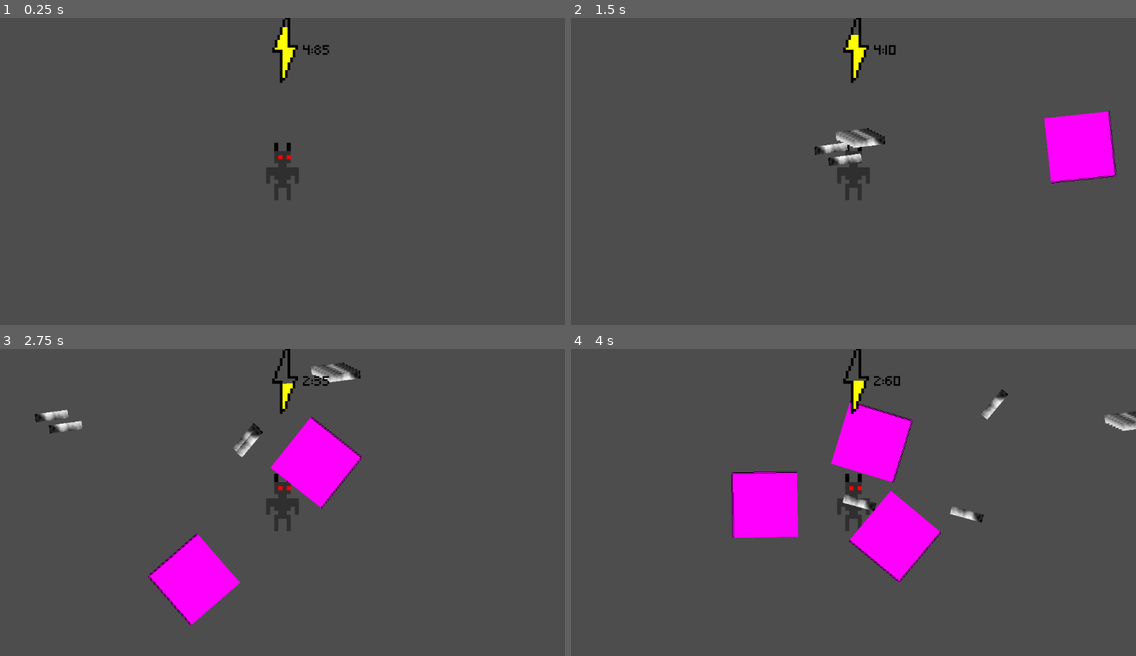
Above: before the commit, frames 1-4 (two rows, left to right).
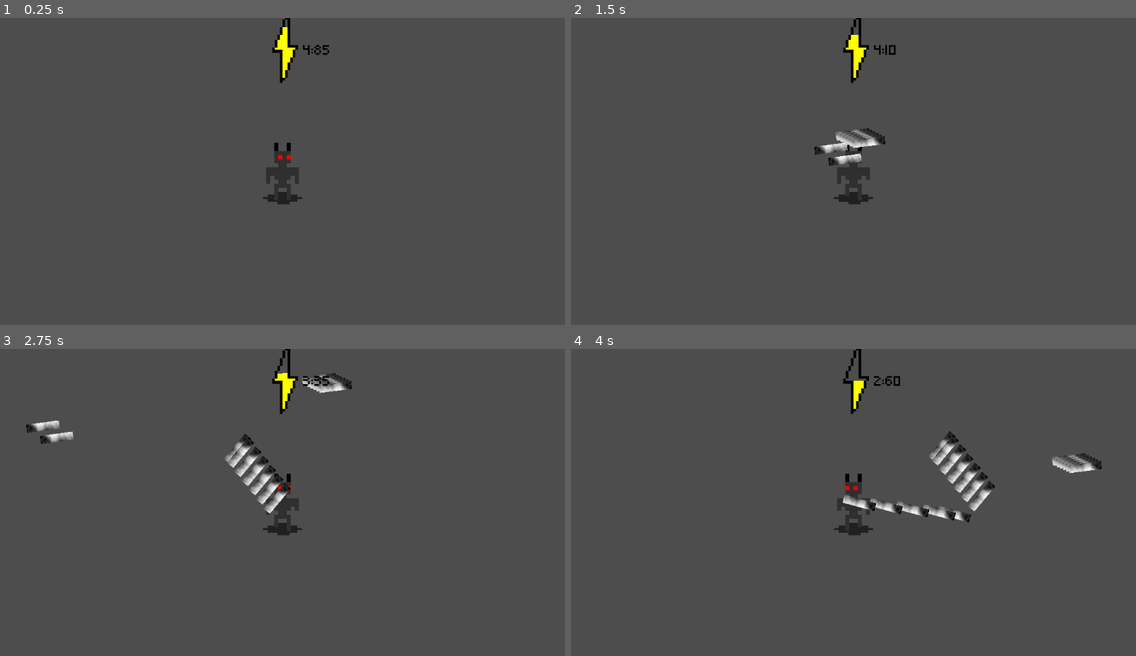
Above: after the commit, the same moments.

Repository: AJISGit/GMTK-2026-Game
Game: Godot game, scene res://scenes/main_scene.tscn
Same seed, same stepped clock (60 frames per second), same inputs: the game is played once before the commit and once after it.
Inputs (mouse positions are in pixels of both pictures, inside the frame that each line leads up to):
- Up to frame 1 (0.25 s): no input
- Up to frame 2 (1.5 s): tap Enter at 0.5 s; move the mouse to (977, 156) at 0.52 s; press the mouse at (977, 156) at 0.53 s; hold D (move_right) 0.53-1.28 s; move the mouse to (740, 186) at 1.27 s; release the mouse at (740, 186) at 1.28 s; hold S (move_down) from 1.28 s (still down); click (740, 186) at 1.35 s
- Up to frame 3 (2.75 s): move the mouse to (339, 434) at 2.02 s; release S (move_down) at 2.03 s; press the mouse at (339, 434) at 2.03 s; hold D (move_right) from 2.03 s (still down)
- Up to frame 4 (4 s): move the mouse to (825, 563) at 2.77 s; release D (move_right) at 2.78 s; release the mouse at (825, 563) at 2.78 s; hold W (move_up) 2.78-3.53 s; click (825, 563) at 2.85 s; move the mouse to (1023, 548) at 3.52 s; press the mouse at (1023, 548) at 3.53 s; hold A (move_left) from 3.53 s (still down)

The runs differ from the first frame. In frame 1, 0.1% of the frame differs, in the area x 46-54%, y 56-61%; in frame 2, 2.6%; in frame 3, 7.2%; in frame 4, 9.5%, in the area x 28-100%, y 13-77%.

Commit message:
Implement player animations

Diff:
--- a/scenes/player.tscn
+++ b/scenes/player.tscn
@@ -2,6 +2,7 @@
 
 [ext_resource type="Script" uid="uid://venxp0av7n45" path="res://scripts/robot.gd" id="1_g2els"]
 [ext_resource type="Texture2D" uid="uid://clgpufim1v1x1" path="res://sprites/player.png" id="2_g2els"]
+[ext_resource type="Texture2D" uid="uid://db05ytpytbwk8" path="res://sprites/shadow.png" id="2_qhqgy"]
 
 [sub_resource type="AtlasTexture" id="AtlasTexture_g2els"]
 atlas = ExtResource("2_g2els")
@@ -10,6 +11,10 @@
 [sub_resource type="AtlasTexture" id="AtlasTexture_qhqgy"]
 atlas = ExtResource("2_g2els")
 region = Rect2(0, 0, 8, 14)
+
+[sub_resource type="AtlasTexture" id="AtlasTexture_smehm"]
+atlas = ExtResource("2_g2els")
+region = Rect2(54, 0, 8, 14)
 
 [sub_resource type="AtlasTexture" id="AtlasTexture_dqkch"]
 atlas = ExtResource("2_g2els")
@@ -47,6 +52,14 @@
 }, {
 "frames": [{
 "duration": 1.0,
+"texture": SubResource("AtlasTexture_smehm")
+}],
+"loop": true,
+"name": &"no_energy",
+"speed": 5.0
+}, {
+"frames": [{
+"duration": 1.0,
 "texture": SubResource("AtlasTexture_dqkch")
 }, {
 "duration": 1.0,
@@ -78,14 +91,18 @@
 energy_timer = NodePath("Timer")
 metadata/_custom_type_script = "uid://venxp0av7n45"
 
+[node name="Sprite2D" type="Sprite2D" parent="." unique_id=1127996969]
+modulate = Color(0.019607844, 0.019607844, 0.019607844, 0.59607846)
+position = Vector2(0, 6.5)
+scale = Vector2(0.6, 0.6)
+texture = ExtResource("2_qhqgy")
+
 [node name="AnimatedSprite2D" type="AnimatedSprite2D" parent="." unique_id=143727711]
 sprite_frames = SubResource("SpriteFrames_dqkch")
-animation = &"walk_back"
+animation = &"no_energy"
 autoplay = "idle_front"
-frame_progress = 0.44886872
 
 [node name="CollisionShape2D" type="CollisionShape2D" parent="." unique_id=1343149269]
-position = Vector2(-0.5, 0)
 shape = SubResource("CapsuleShape2D_qlg0r")
 
 [node name="Timer" type="Timer" parent="." unique_id=2046133336]
--- a/scripts/enemy_spawner.gd
+++ b/scripts/enemy_spawner.gd
@@ -29,8 +29,6 @@
 	var max_distance: float = distance
 	var radius: float = max_distance
 
-	print("Plr: " + str($"../Player".position))
-
 	for i in nodesDesired:
 
 		var pos := Vector2(cos(i * a) * radius, sin(i * a) * radius)
@@ -45,17 +43,4 @@
 			enemy.position += enemy.position.rotated(enemy.rotation_degrees) * (max_distance - enemy_distance)
 
 
-		print(enemy.position)
-
-	enemies_left = nodesDesired
-
-
-
-func _ready() -> void:
-	spawn_enemies.call_deferred(enemy_count, enemy_distance)
-
-func _process(_delta: float) -> void:
-
-	if (enemies_left <= 0):
-		print("Time to spawn more guys!")
 		spawn_enemies(enemy_count, enemy_distance)
--- a/scripts/robot.gd
+++ b/scripts/robot.gd
@@ -19,6 +19,12 @@
 var can_shoot: bool = true
 
 const BULLET_RESOURCE = preload("res://scenes/bullet.tscn")
+
+
+enum facing_side { FRONT, BACK, LEFT, RIGHT }
+var side: facing_side
+var last_walking: bool = false
+
 
 
 func _ready() -> void:
@@ -45,24 +51,41 @@
 
 	var x_pressed: bool = false
 	var y_pressed: bool = false
+	var old_side: facing_side = side
+	var walking: bool = false
 
 	if ($ShootTimer.is_stopped()):
 		$ShootTimer.start()
 		can_shoot = true
 
 
+
+
+	if (Input.is_action_pressed("move_left")):
+		velocity.x = -walk_speed * delta
+		x_pressed = true
+		side = facing_side.LEFT
+		walking = true
+
+	if (Input.is_action_pressed("move_right")):
+		velocity.x = walk_speed * delta
+		x_pressed = true
+		side = facing_side.RIGHT
+		walking = true
+
 	if (Input.is_action_pressed("move_up")):
 		velocity.y = -walk_speed * delta
 		y_pressed = true
-	if (Input.is_action_pressed("move_left")):
-		velocity.x = -walk_speed * delta
-		x_pressed = true
+		side = facing_side.FRONT
+		walking = true
+
 	if (Input.is_action_pressed("move_down")):
 		velocity.y = walk_speed * delta
 		y_pressed = true
-	if (Input.is_action_pressed("move_right")):
-		velocity.x = walk_speed * delta
-		x_pressed = true
+		side = facing_side.BACK
+		walking = true
+
+
 	if (Input.is_action_pressed("shoot")):
 
 		if (can_shoot):
@@ -89,6 +112,53 @@
 		current_energy = 0.0
 
 
+	if ((old_side != side) || (last_walking != walking)):
+
+
+		if (side == facing_side.LEFT):
+			if (walking == true):
+				sprite.play("walk_front")
+			else:
+				sprite.play("idle_front")
+
+			sprite.flip_h = true
+
+		elif (side == facing_side.RIGHT):
+			if (walking == true):
+				sprite.play("walk_front")
+			else:
+				sprite.play("idle_front")
+
+			sprite.flip_h = false
+
+		elif (side == facing_side.FRONT):
+			if (walking == true):
+				sprite.play("walk_back")
+			else:
+				sprite.play("idle_back")
+
+			sprite.flip_h = false
+
+		elif (side == facing_side.BACK):
+			if (walking == true):
+				sprite.play("walk_front")
+			else:
+				sprite.play("idle_front")
+
+			sprite.flip_h = false
+
+
+	last_walking = walking
+
+	if (current_energy <= 0.0):
+		sprite.play("no_energy")
+
+
+
+
+
+
+
 func subtract_energy(amount: float) -> void:
 	if (!$IFrameTimer.is_stopped()): return
 	current_energy -= amount
Binary file changed: sprites/player.png
Binary file added: sprites/shadow.png
Not shown, added: sprites/shadow.png.import
